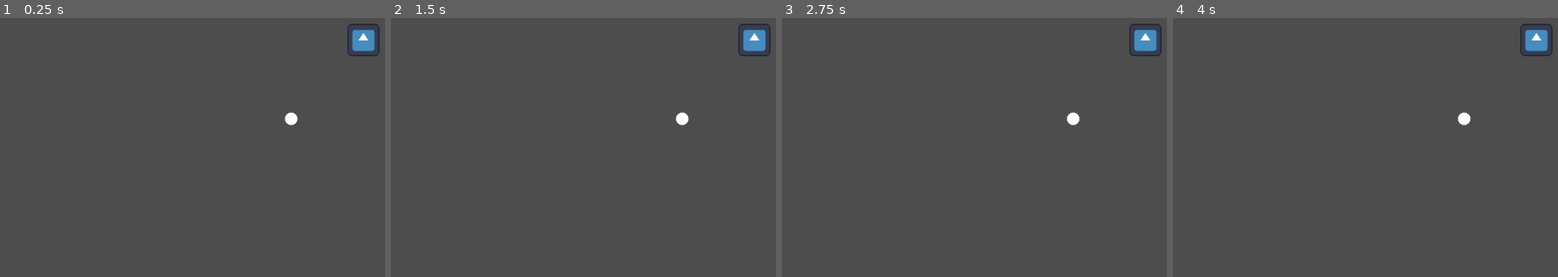
Above: before the commit, frames 1-4 (left to right).
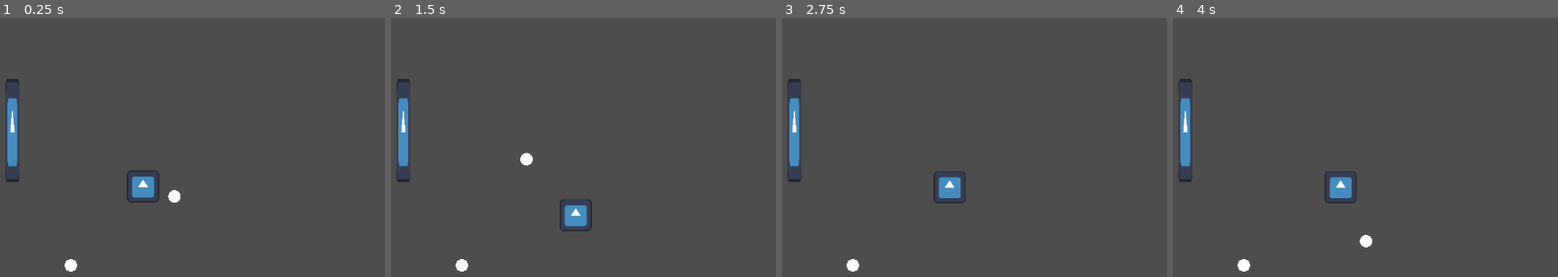
Above: after the commit, the same moments.

Repository: kam-zhan-yue/cissa-gmc-jam
Game: Godot game, scene res://scenes/main.tscn
Same seed, same stepped clock (60 frames per second), same inputs: the game is played once before the commit and once after it. The engine's default icon, where the game draws it, is replaced by a stand-in: a white triangle on a blue panel in a dark square.
Inputs (mouse positions are in pixels of both pictures, inside the frame that each line leads up to):
- Up to frame 1 (0.25 s): no input
- Up to frame 2 (1.5 s): tap Enter at 0.5 s; move the mouse to (outside the picture) at 0.52 s; click (outside the picture) at 0.67 s; tap Space at 1.25 s; move the mouse to (537, 139) at 1.27 s; click (537, 139) at 1.42 s
- Up to frame 3 (2.75 s): tap Enter at 2 s; move the mouse to (1143, 30) at 2.02 s; click (1143, 30) at 2.17 s
- Up to frame 4 (4 s): tap Space at 2.75 s; move the mouse to (1427, 199) at 2.77 s; click (1427, 199) at 2.92 s; tap Enter at 3.5 s; move the mouse to (outside the picture) at 3.52 s; click (outside the picture) at 3.67 s

The runs differ from the first frame. In frame 1, 2.6% of the frame differs, in the area x 1-99%, y 2-98%; in frame 2, 2.6%; in frame 3, 2.5%; in frame 4, 2.6%.

Commit message:
feat: implement mouse controls

Diff:
--- a/scenes/main.tscn
+++ b/scenes/main.tscn
@@ -1,13 +1,18 @@
-[gd_scene load_steps=3 format=3 uid="uid://bt2ju64bl0yrp"]
+[gd_scene load_steps=4 format=3 uid="uid://bt2ju64bl0yrp"]
 
 [ext_resource type="PackedScene" uid="uid://v473sc4yajje" path="res://scenes/octopus.tscn" id="1_o5qli"]
 [ext_resource type="PackedScene" uid="uid://dmnx2cxt2n0sq" path="res://scenes/item.tscn" id="2_0wfyh"]
+[ext_resource type="PackedScene" uid="uid://dcfa1hp82ih25" path="res://scenes/sword.tscn" id="3_sugp2"]
 
 [node name="Main" type="Node2D"]
 
 [node name="Camera2D" type="Camera2D" parent="."]
+position = Vector2(354, -236)
 
 [node name="Octopus" parent="." instance=ExtResource("1_o5qli")]
 
 [node name="Item" parent="." instance=ExtResource("2_0wfyh")]
 position = Vector2(116, -127)
+
+[node name="Sword" parent="." instance=ExtResource("3_sugp2")]
+position = Vector2(-94, -159)
--- a/scenes/octopus.tscn
+++ b/scenes/octopus.tscn
@@ -11,6 +11,7 @@
 material = SubResource("ShaderMaterial_bmsl3")
 
 [node name="PrimaryArm" parent="." instance=ExtResource("2_fhwgg")]
+use_mouse = true
 
 [node name="Arm" parent="." instance=ExtResource("2_ionst")]
 
--- a/scenes/primary_arm.tscn
+++ b/scenes/primary_arm.tscn
@@ -8,6 +8,7 @@
 
 [node name="PrimaryArm" instance=ExtResource("1_nmjs0")]
 script = ExtResource("2_u10a2")
+use_mouse = false
 
 [node name="Hand" type="Area2D" parent="." index="0"]
 unique_name_in_owner = true
--- /dev/null
+++ b/scenes/sword.tscn
@@ -0,0 +1,18 @@
+[gd_scene load_steps=4 format=3 uid="uid://dcfa1hp82ih25"]
+
+[ext_resource type="Script" uid="uid://bv60w0wjdum1" path="res://scripts/entities/item.gd" id="1_n355p"]
+[ext_resource type="Texture2D" uid="uid://b58a50e60p4fd" path="res://icon.svg" id="2_s4ec8"]
+
+[sub_resource type="RectangleShape2D" id="RectangleShape2D_0wfyh"]
+size = Vector2(22, 50)
+
+[node name="Sword" type="CharacterBody2D"]
+script = ExtResource("1_n355p")
+
+[node name="Sprite2D" type="Sprite2D" parent="."]
+position = Vector2(0, -58)
+scale = Vector2(0.176035, 1.30201)
+texture = ExtResource("2_s4ec8")
+
+[node name="CollisionShape2D" type="CollisionShape2D" parent="."]
+shape = SubResource("RectangleShape2D_0wfyh")
--- a/scripts/entities/primary_arm.gd
+++ b/scripts/entities/primary_arm.gd
@@ -1,5 +1,7 @@
 class_name PrimaryArm
 extends Arm
+
+@export var use_mouse := false
 
 const MAX_REACH = 200.0
 const ARM_SPEED = 2000.0
@@ -38,6 +40,13 @@
 	var aim_horizontal := Input.get_axis("player_1_aim_left", "player_1_aim_right")
 	var target := Vector2(aim_horizontal, -aim_vertical)
 
+	if use_mouse:
+		var camera = get_viewport().get_camera_2d()
+		var mouse_pos := camera.get_global_mouse_position()
+		var distance_to_player = (mouse_pos - position) / MAX_REACH
+		target = distance_to_player
+
+
 	self.target_position = target * MAX_REACH
 	if self.target_position.length() >= MAX_REACH:
 		self.target_position = self.target_position.normalized() * MAX_REACH
@@ -55,14 +64,25 @@
 	grab.launch(throw_velocity)
 
 
-func _input(_event: InputEvent) -> void:
+func _input(event: InputEvent) -> void:
 	if state == ARM_STATE.HOVER and Input.is_action_just_pressed("player_1_grab") and grab:
-		self.state = ARM_STATE.GRAB
+		self._grab()
 	elif state == ARM_STATE.GRAB and Input.is_action_just_released("player_1_grab"):
-		_throw_item()
-		self.grab = null
-		self.state = ARM_STATE.NONE
+		self._throw()
+	elif use_mouse and event is InputEventMouseButton:
+		if event.button_index == MOUSE_BUTTON_LEFT:
+			if event.pressed:
+				self._grab()
+			else:
+				self._throw()
 
+func _grab() -> void:
+	self.state = ARM_STATE.GRAB
+
+func _throw() -> void:
+	_throw_item()
+	self.grab = null
+	self.state = ARM_STATE.NONE
 
 func _on_hand_body_entered(body: Node2D) -> void:
 	if body is Item and self.state == ARM_STATE.NONE:
